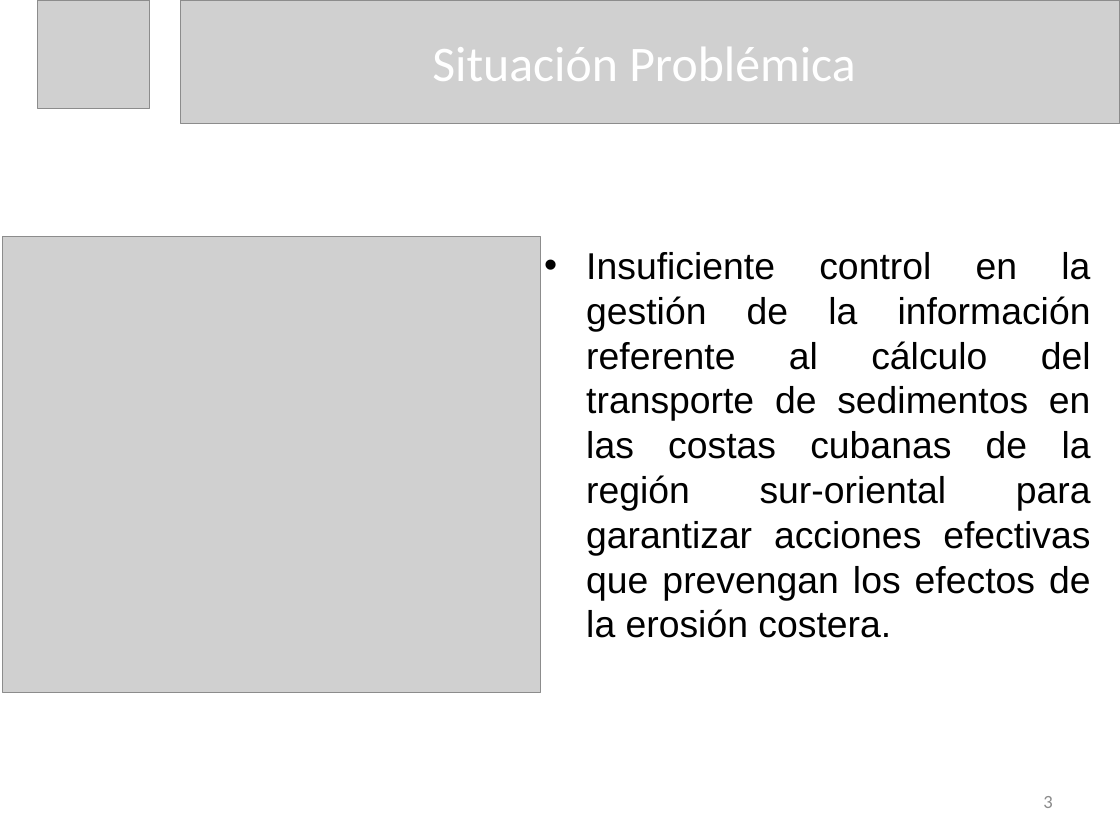
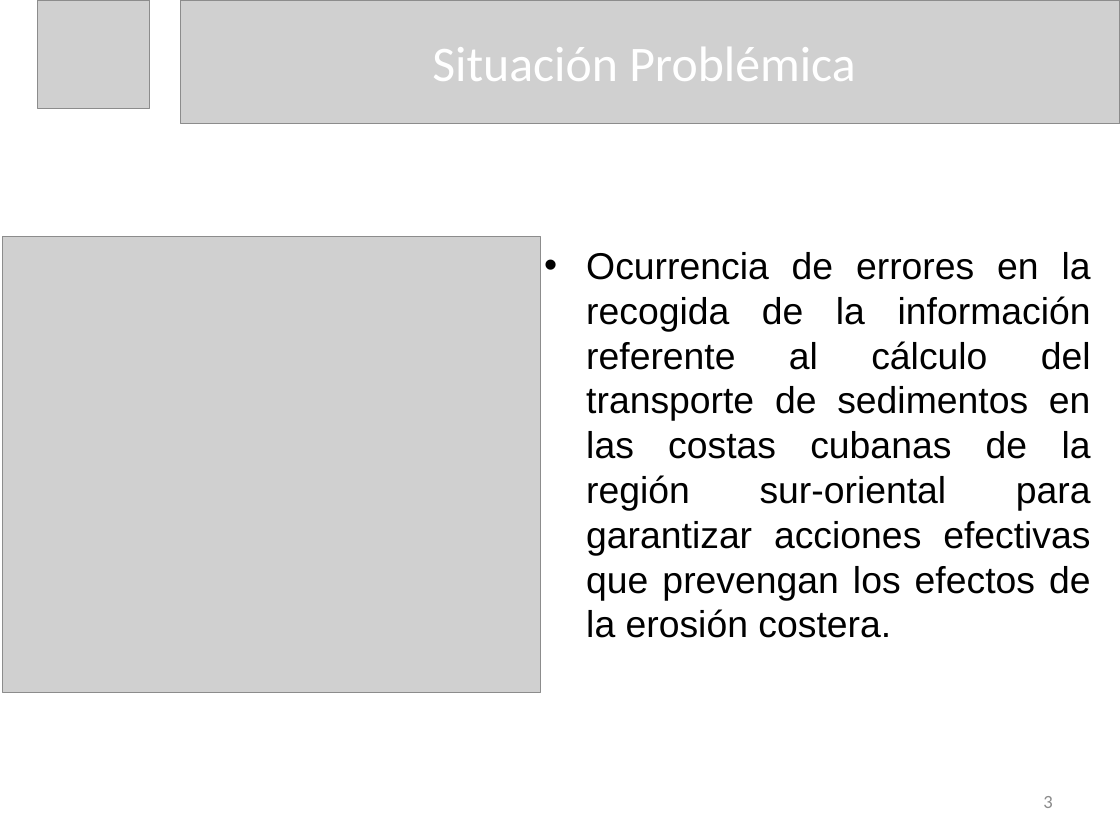
Before and after one commit to dariel-cabrera/MoreCoasts, a slide deck: slide 3 of DOC/Presentacion de Tesis Dariel Cabrera Lopez.pptx. Drawn at 1120x840 pixels with LibreOffice and Linux fonts; fonts in the diff are those of the drawing; grey boxes stand for pictures. Boxes give left, top, right and bottom in pixels: in the first picture for what was removed or moved away, otherwise in the second. Text is boxed around its words. In the diff, an @@ line names an element or a change of style, - is before the commit and + after.

```diff
--- a/DOC/Presentacion de Tesis Dariel Cabrera Lopez.pptx
+++ b/DOC/Presentacion de Tesis Dariel Cabrera Lopez.pptx
@@ text at <box>586,252,1091,638</box>: text changed @@
-• Insuficiente control en la gestión de la información referente al cálculo del transporte de sedimentos en las costas cubanas de la región sur-oriental para garantizar acciones efectivas que prevengan los efectos de la erosión costera.
+• Ocurrencia de errores en la recogida de la información referente al cálculo del transporte de sedimentos en las costas cubanas de la región sur-oriental para garantizar acciones efectivas que prevengan los efectos de la erosión costera.
```
Also in this commit, not shown: 6 other slides changed, 5 slides added, 26 other files.
